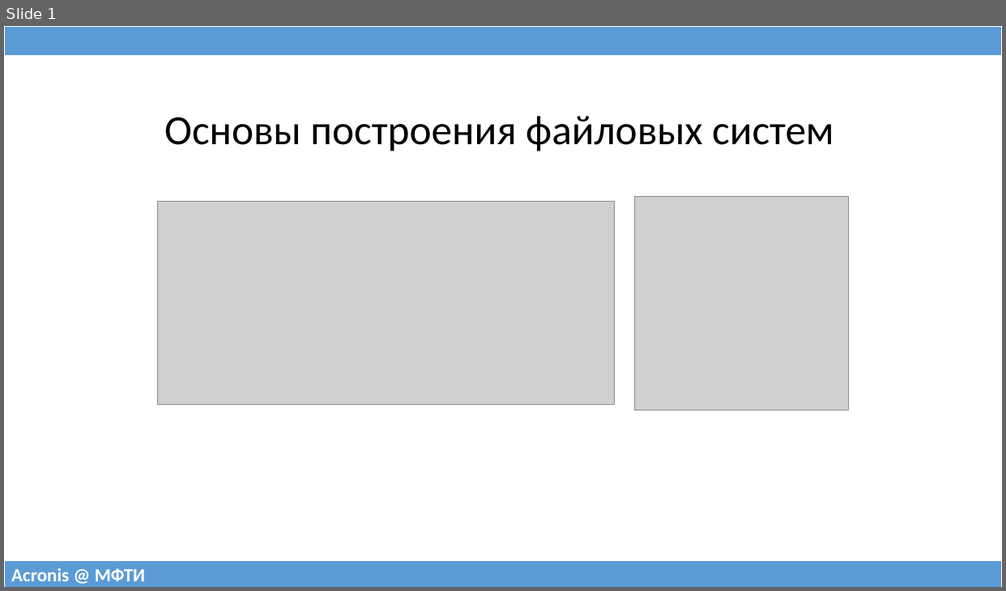
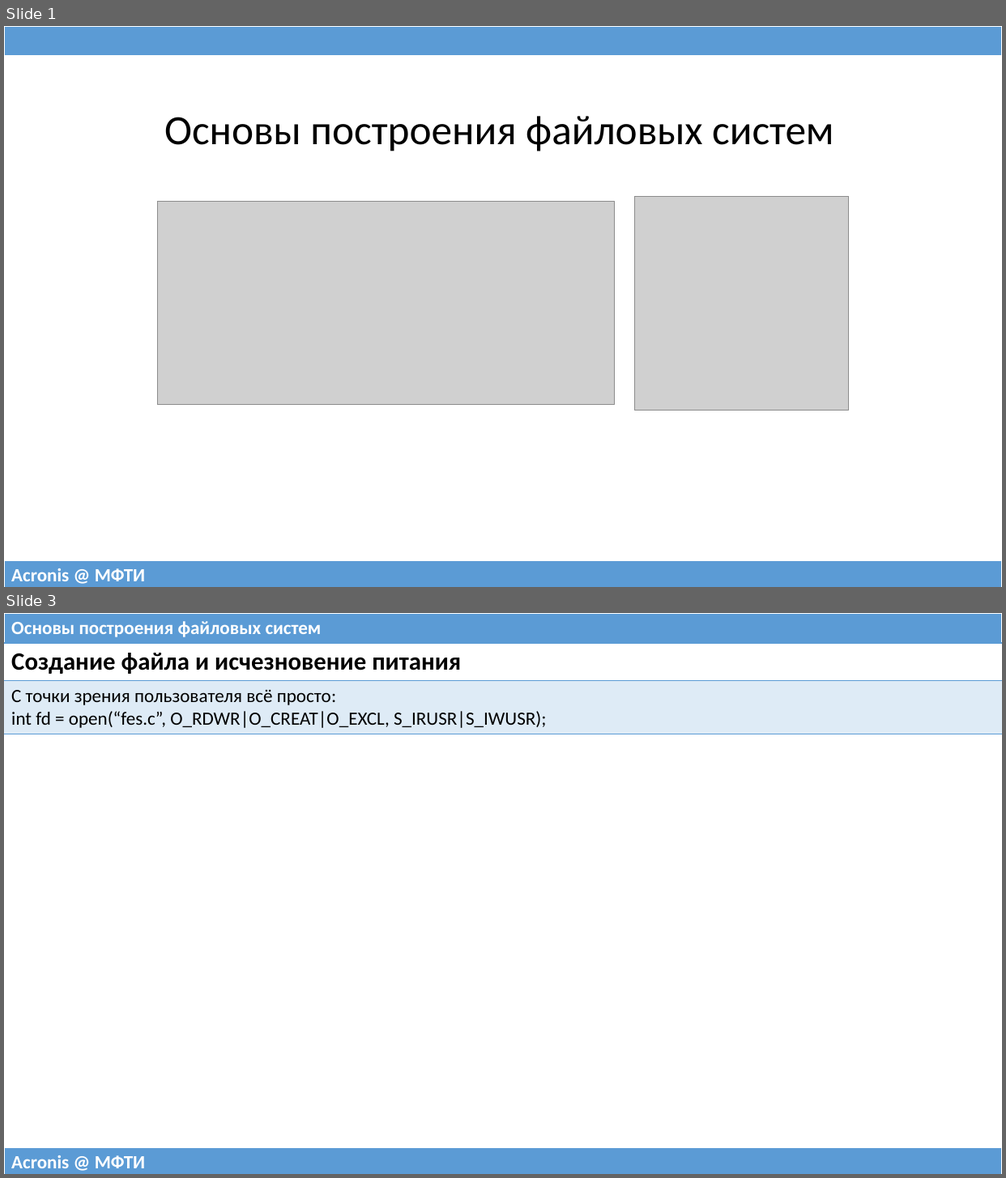
Before and after one commit to 75cc8545e7b021ed280ed0ef99fc7fc4/filesystems-101, a slide deck: talks/src/class04.pptx. Shown one above the other, each under a label of ours: slide 1 before the commit, slides 1 and 3 after it; the slides between them are not shown. The pictures are 1006x591 and 1006x1178 pixels, drawn with LibreOffice and Linux fonts; fonts in the diff are those of the drawing; grey boxes stand for pictures. Boxes give left, top, right and bottom in pixels: in the first picture for what was removed or moved away, otherwise in the second. Text is boxed around its words. In the diff, an @@ line names an element or a change of style, - is before the commit and + after.

```diff
--- a/talks/src/class04.pptx
+++ b/talks/src/class04.pptx
@@ slide 3 added at (4, 613, 1002, 1174), background #FFFFFF @@
@@ table added at (4, 613, 1002, 643), 1 rows, 1 columns @@
+Основы построения файловых систем
@@ table added at (4, 643, 1002, 733), 2 rows, 1 columns @@
+Создание файла и исчезновение питания
+С точки зрения пользователя всё просто: / int fd = open(“fes.c”, O_RDWR|O_CREAT|O_EXCL, S_IRUSR|S_IWUSR);
@@ table added at (4, 1148, 1002, 1174), 1 rows, 1 columns @@
+Acronis @ МФТИ
```
Also in this commit, not shown: 2 slides changed, 32 other slides added, 27 slides removed, 2 other files.
